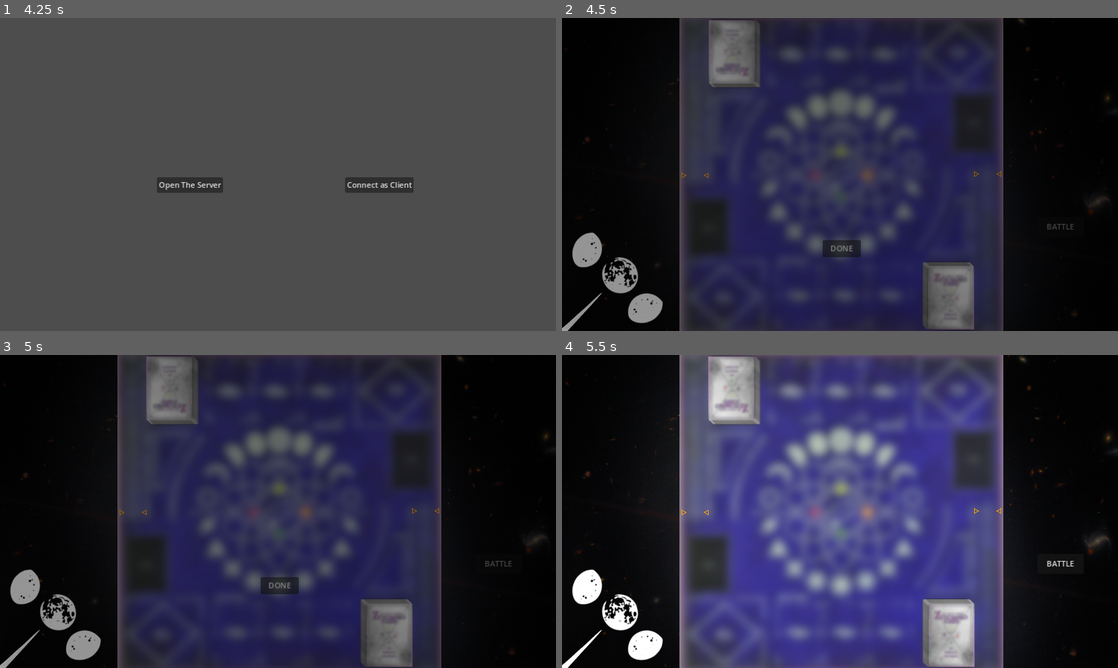
Above: before the commit, frames 1-4 (two rows, left to right).
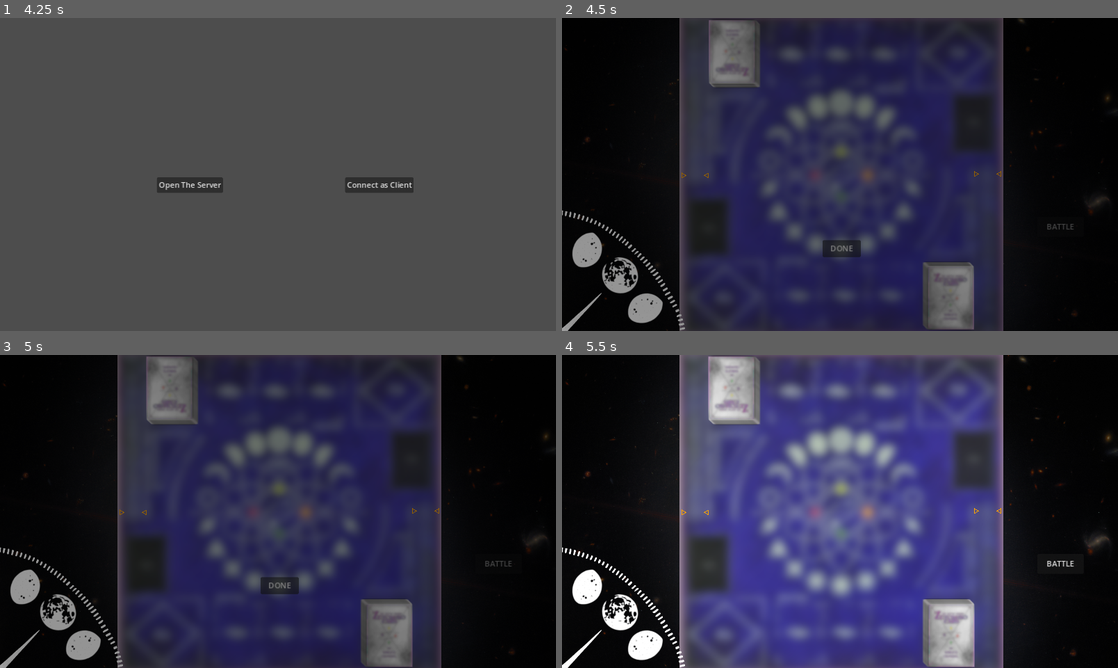
Above: after the commit, the same moments.

Repository: juntz/ZtmyCard
Game: Godot game, scene res://title.tscn
Two runs of this game, one before a commit and one after it. Both use one fixed random seed, a clock stepped at 60 frames per second and the inputs below.
Inputs (mouse positions are in pixels of both pictures, inside the frame that each line leads up to):
- Up to frame 1 (4.25 s): tap Enter at 0.5 s; move the mouse to (400, 158) at 0.52 s; tap Down (scroll_down) at 0.6, 2.1 s; click (400, 158) at 0.67 s; move the mouse to (166, 190) at 1.27 s; tap Page Up (scroll_up) at 1.35, 2.85 s; click (166, 190) at 1.42 s; move the mouse to (333, 105) at 2.02 s; click (333, 105) at 2.17 s; tap Space at 2.75 s; move the mouse to (250, 237) at 2.77 s; click (250, 237) at 2.92 s; click "MULTIPLAYER" at 3.5 s
- Up to frame 2 (4.5 s): click "Open The Server" at 4.25 s
- Up to frame 3 (5 s): no input
- Up to frame 4 (5.5 s): click "DONE" at 5 s

Frame 1 is identical in both runs. In frame 2, 0.3% of the frame differs, in the area x 0-23%, y 61-100%; in frame 3, 0.3%; in frame 4, 0.3%.
Error in both runs: Attempt to call function 'set_size_override' in base 'null instance' on a null instance. (res://scripts/card.gd:138)

Commit message:
feat: add Chronos outline

Diff:
--- a/main.tscn
+++ b/main.tscn
@@ -11,6 +11,7 @@
 [ext_resource type="Script" path="res://scripts/game_master.gd" id="10_0l7ah"]
 [ext_resource type="Script" path="res://scripts/enchant_processor.gd" id="10_vjxuj"]
 [ext_resource type="Texture2D" uid="uid://b0h36ixhyg48w" path="res://resources/second_hand.png" id="11_3o78s"]
+[ext_resource type="Texture2D" uid="uid://y07q6n0p0484" path="res://resources/chronos_outline.png" id="12_crcbc"]
 
 [node name="Main" type="Node2D"]
 script = ExtResource("1_m1pte")
@@ -90,6 +91,12 @@
 scale = Vector2(0.72, 0.72)
 texture = ExtResource("11_3o78s")
 
+[node name="ChronosOutline" type="Sprite2D" parent="."]
+position = Vector2(-71, 727)
+rotation = 2.03331
+scale = Vector2(0.745, 0.745)
+texture = ExtResource("12_crcbc")
+
 [connection signal="battle_end" from="GameMaster" to="Chronos" method="_on_turn_end"]
 
 [editable path="Opponent"]
Not shown: 1 places in main.tscn that only renumber resources
Binary file added: resources/chronos_outline.png
Not shown, added: resources/chronos_outline.png.import
